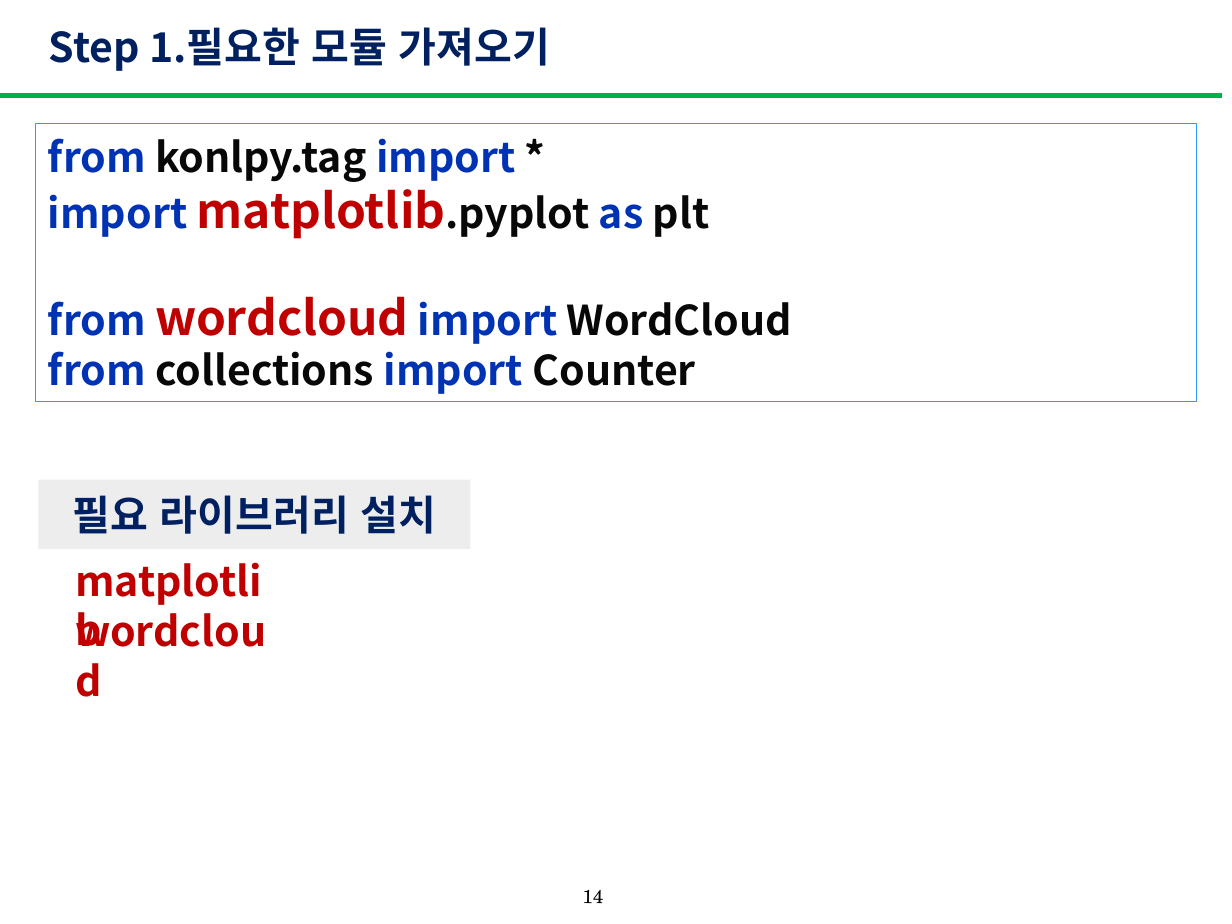
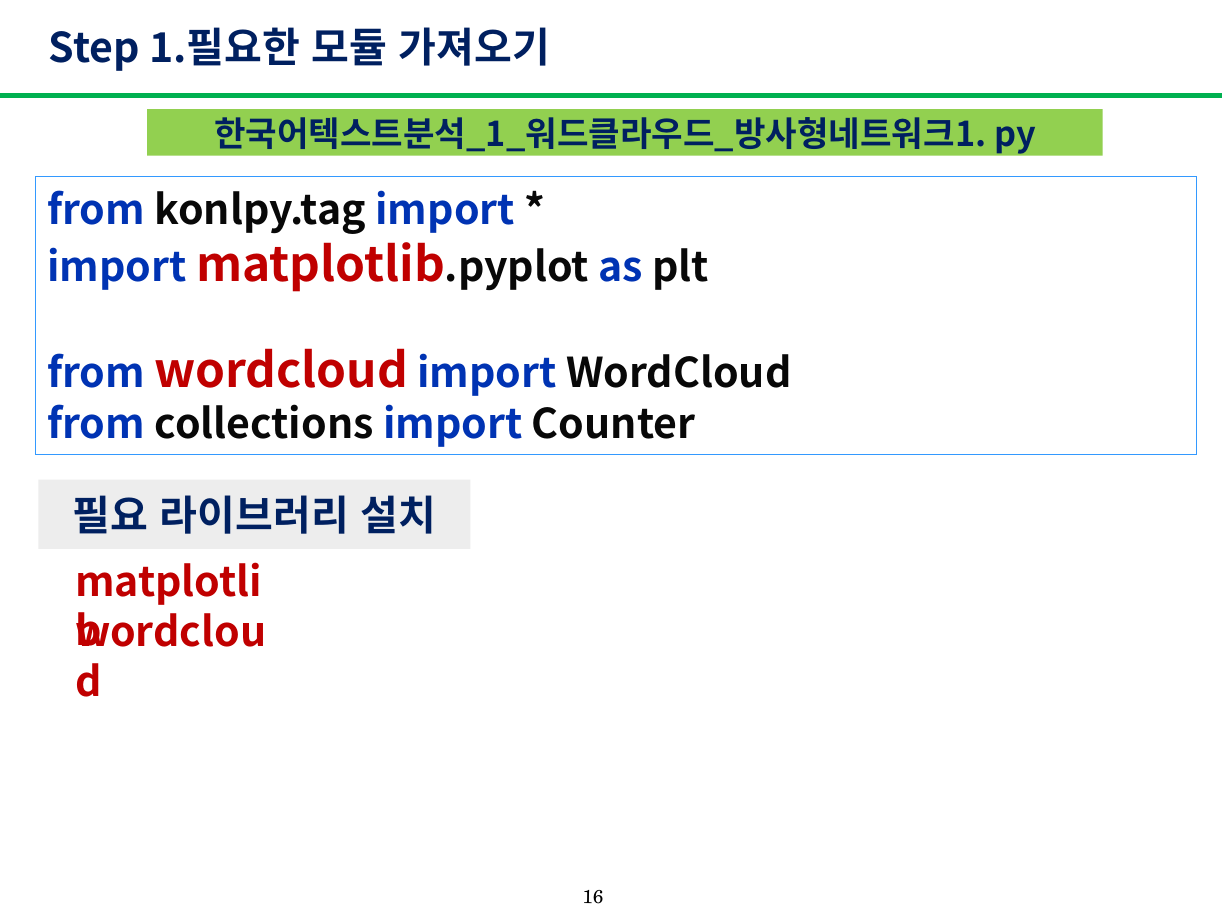
Before and after one commit to yoon-hyosun/PA, a slide deck: slide 16 of 한국어분석과워드클라우드_4.pptx (slide 14 before the commit). Drawn at 1232x924 pixels with LibreOffice and Linux fonts; fonts in the diff are those of the drawing. Boxes give left, top, right and bottom in pixels: in the first picture for what was removed or moved away, otherwise in the second. Text is boxed around its words. In the diff, an @@ line names an element or a change of style, - is before the commit and + after.

```diff
--- a/한국어분석과워드클라우드_4.pptx
+++ b/한국어분석과워드클라우드_4.pptx
@@ rectangle added at (147,110,1103,156), fill #92D050, 20 pt, text #002060, bold @@
+한국어텍스트분석_1_워드클라우드_방사형네트워크1. py
@@ rectangle "from konlpy.tag import * import ...": place and size @@
-rectangle "from konlpy.tag import * import ..." at (36,123,1198,402)
+rectangle "from konlpy.tag import * import ..." at (34,176,1196,455)
@@ page number at (582,890,603,904): text changed @@
-14
+16
```
Also in this commit, not shown: 7 other slides changed, 3 slides added.
